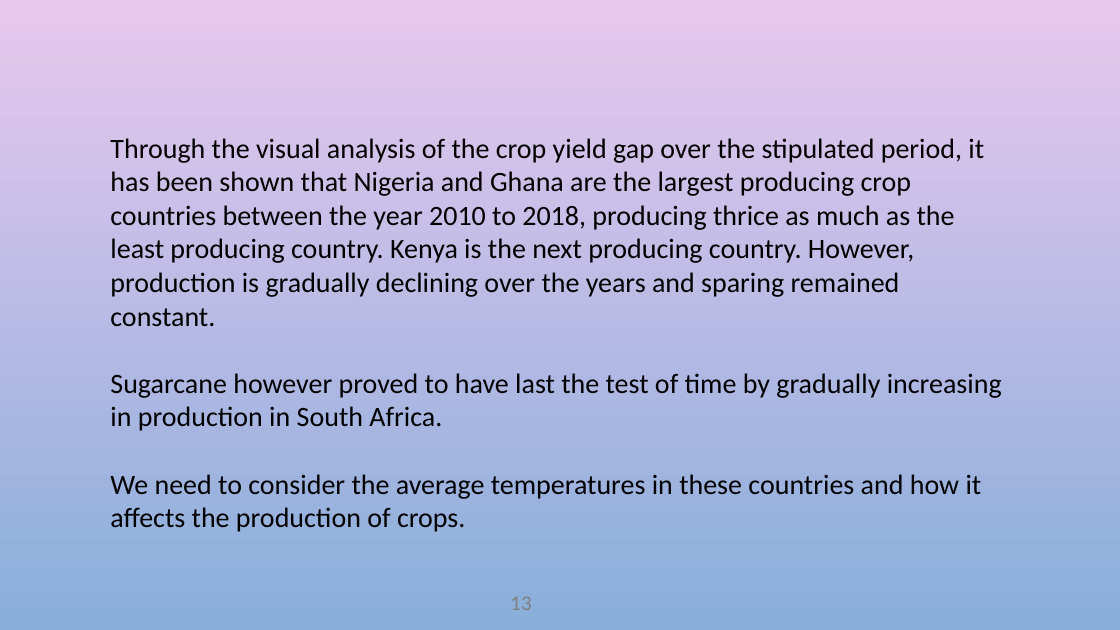
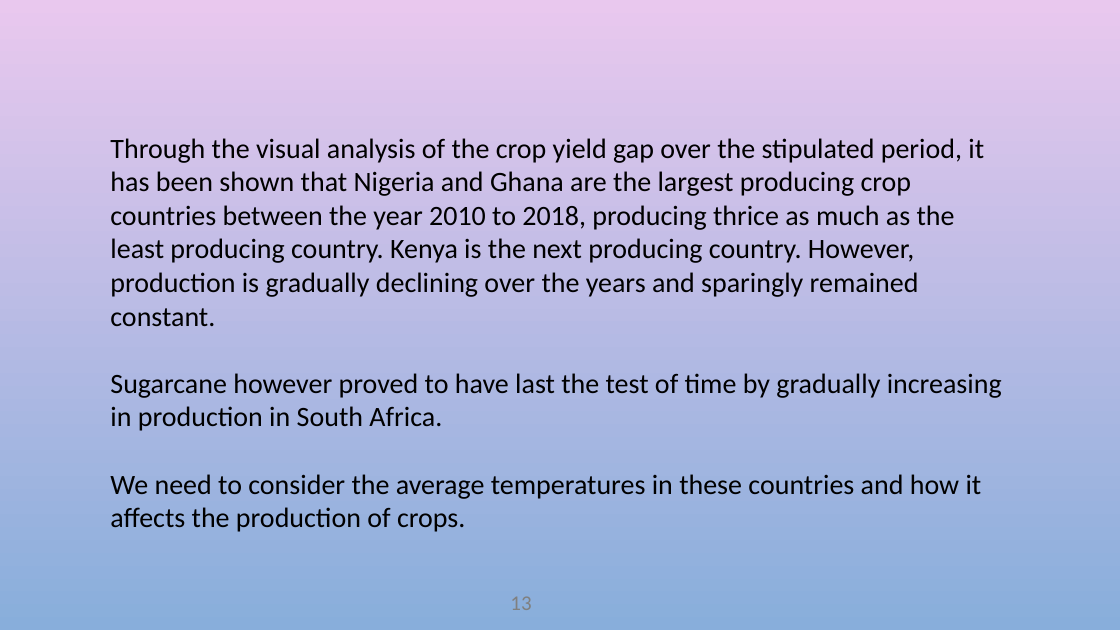
Before and after one commit to Women-Techsters-Fellowship-2021/Climate-Change-and-Crop-Production, a slide deck: slide 13 of Climate Change and It's effect on Crop yeild/Climate change and its effect on crop yield.pptx. Drawn at 1120x630 pixels with LibreOffice and Linux fonts; fonts in the diff are those of the drawing; background and template pictures are left out. Boxes give left, top, right and bottom in pixels: in the first picture for what was removed or moved away, otherwise in the second. Text is boxed around its words. In the diff, an @@ line names an element or a change of style, - is before the commit and + after.

```diff
--- a/Climate Change and It's effect on Crop yeild/Climate change and its effect on crop yield.pptx
+++ b/Climate Change and It's effect on Crop yeild/Climate change and its effect on crop yield.pptx
@@ text at (x1=110, y1=138, x2=984, y2=327): text changed @@
-Through the visual analysis of the crop yield gap over the stipulated period, it has been shown that Nigeria and Ghana are the largest producing crop countries between the year 2010 to 2018, producing thrice as much as the least producing country. Kenya is the next producing country. However, production is gradually declining over the years and sparing remained constant.
+Through the visual analysis of the crop yield gap over the stipulated period, it has been shown that Nigeria and Ghana are the largest producing crop countries between the year 2010 to 2018, producing thrice as much as the least producing country. Kenya is the next producing country. However, production is gradually declining over the years and sparingly remained constant.
```
Also in this commit, not shown: 7 other slides changed, 3 other files.
